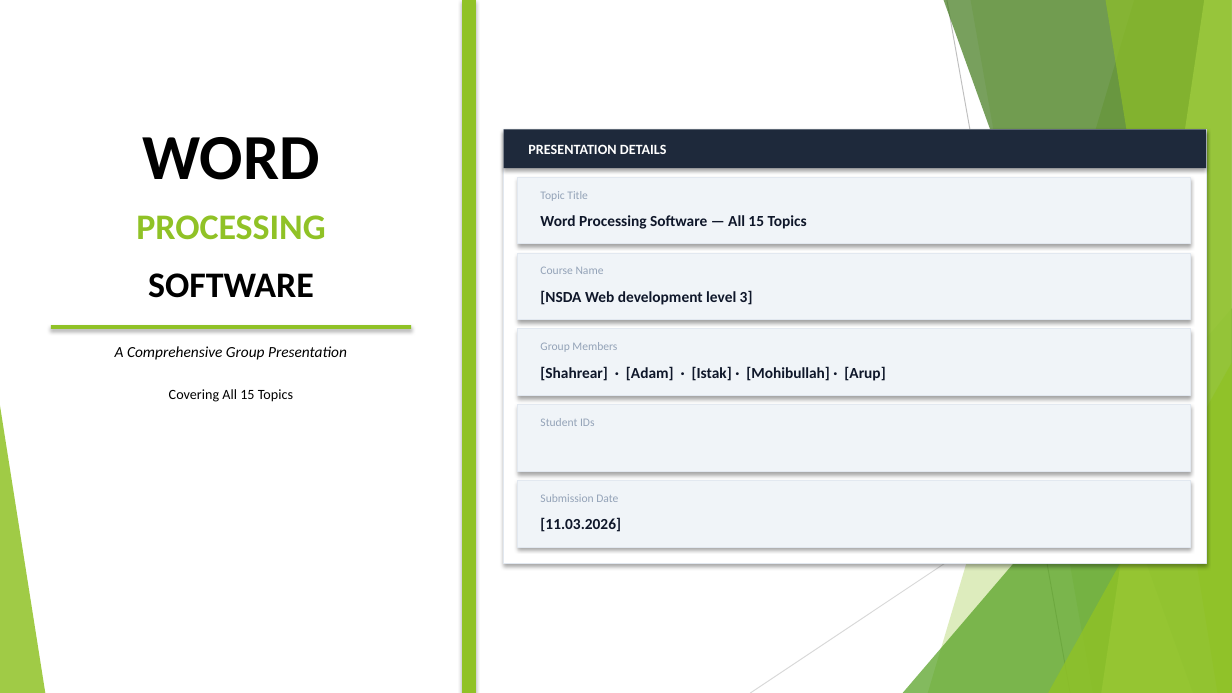
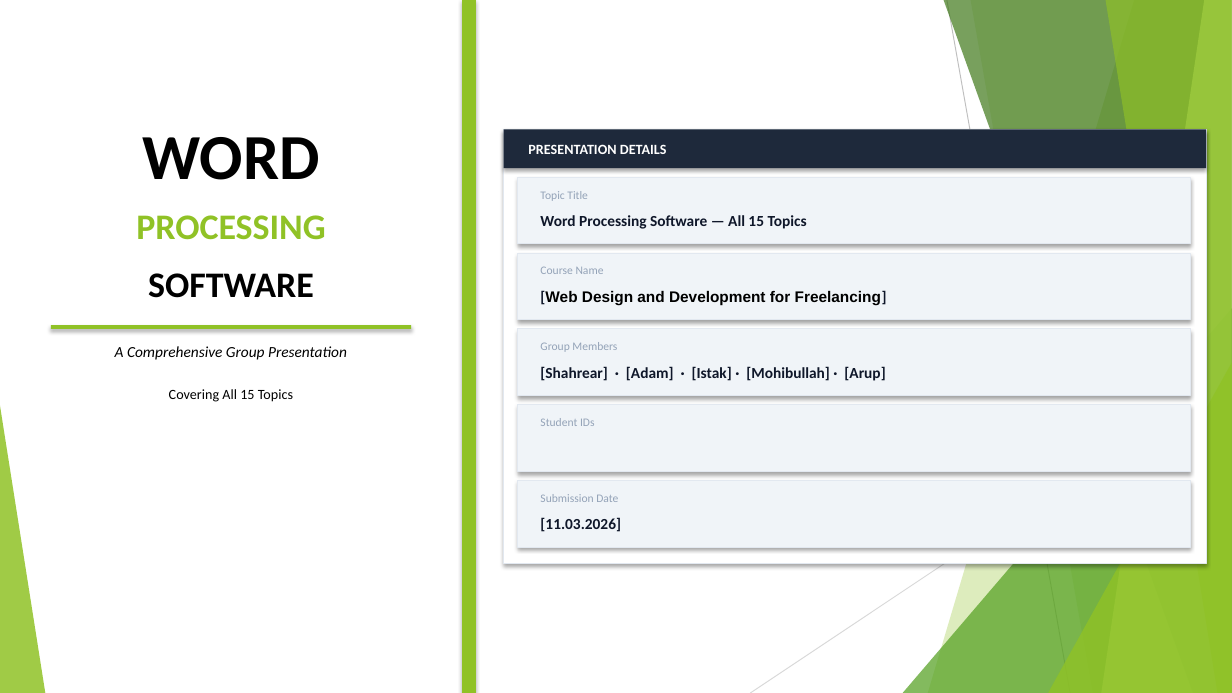
Before and after one commit to webdevshahrear/all_amportant_file, a slide deck: slide 1 of WordProcessor_Complete_Final.pptx. Drawn at 1232x693 pixels with LibreOffice and Linux fonts; fonts in the diff are those of the drawing. Boxes give left, top, right and bottom in pixels: in the first picture for what was removed or moved away, otherwise in the second. Text is boxed around its words. In the diff, an @@ line names an element or a change of style, - is before the commit and + after.

```diff
--- a/WordProcessor_Complete_Final.pptx
+++ b/WordProcessor_Complete_Final.pptx
@@ text at <box>540,290,887,306</box>: text changed; font Calibri to Arial; text colour #0F172A to #000000 @@
-[NSDA Web development level 3]
+[Web Design and Development for Freelancing]
```
